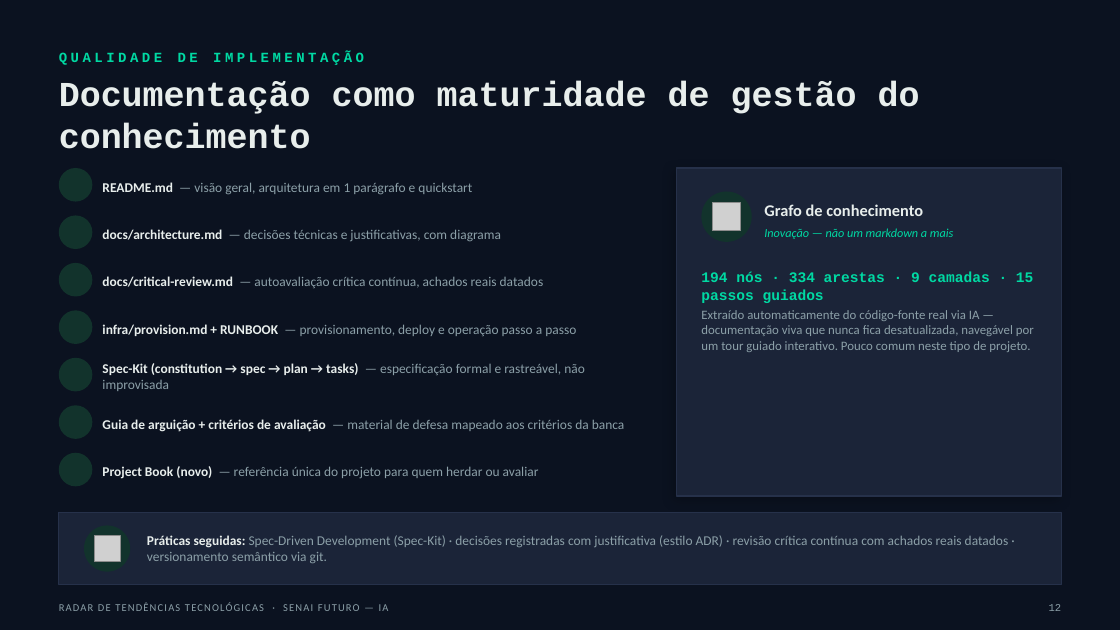
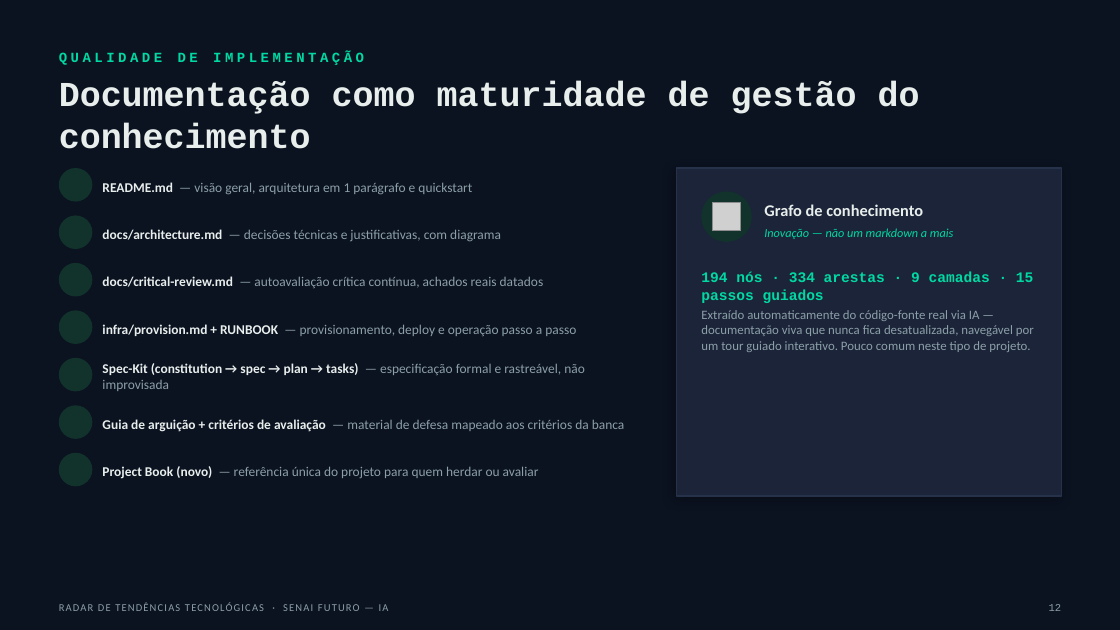
Before and after one commit to Carlosaaajr/radar-tendencias-tecnologicas, a slide deck: slide 12 of docs/apresentacao/radar-tendencias-apresentacao.pptx. Drawn at 1120x630 pixels with LibreOffice and Linux fonts; fonts in the diff are those of the drawing; grey boxes stand for pictures; background and template pictures are left out. Boxes give left, top, right and bottom in pixels: in the first picture for what was removed or moved away, otherwise in the second. Text is boxed around its words. In the diff, an @@ line names an element or a change of style, - is before the commit and + after.

```diff
--- a/docs/apresentacao/radar-tendencias-apresentacao.pptx
+++ b/docs/apresentacao/radar-tendencias-apresentacao.pptx
@@ rectangle removed at box(59, 513, 1061, 585) @@
@@ ellipse removed at box(84, 525, 130, 571) @@
@@ picture removed at box(94, 536, 120, 562) @@
@@ text removed at box(147, 535, 1009, 563) @@
-Práticas seguidas: Spec-Driven Development (Spec-Kit) · decisões registradas com justificativa (estilo ADR) · revisão crítica contínua com achados reais datados · versionamento semântico via git.
```
Also in this commit, not shown: 6 other slides changed, 1 other file.
